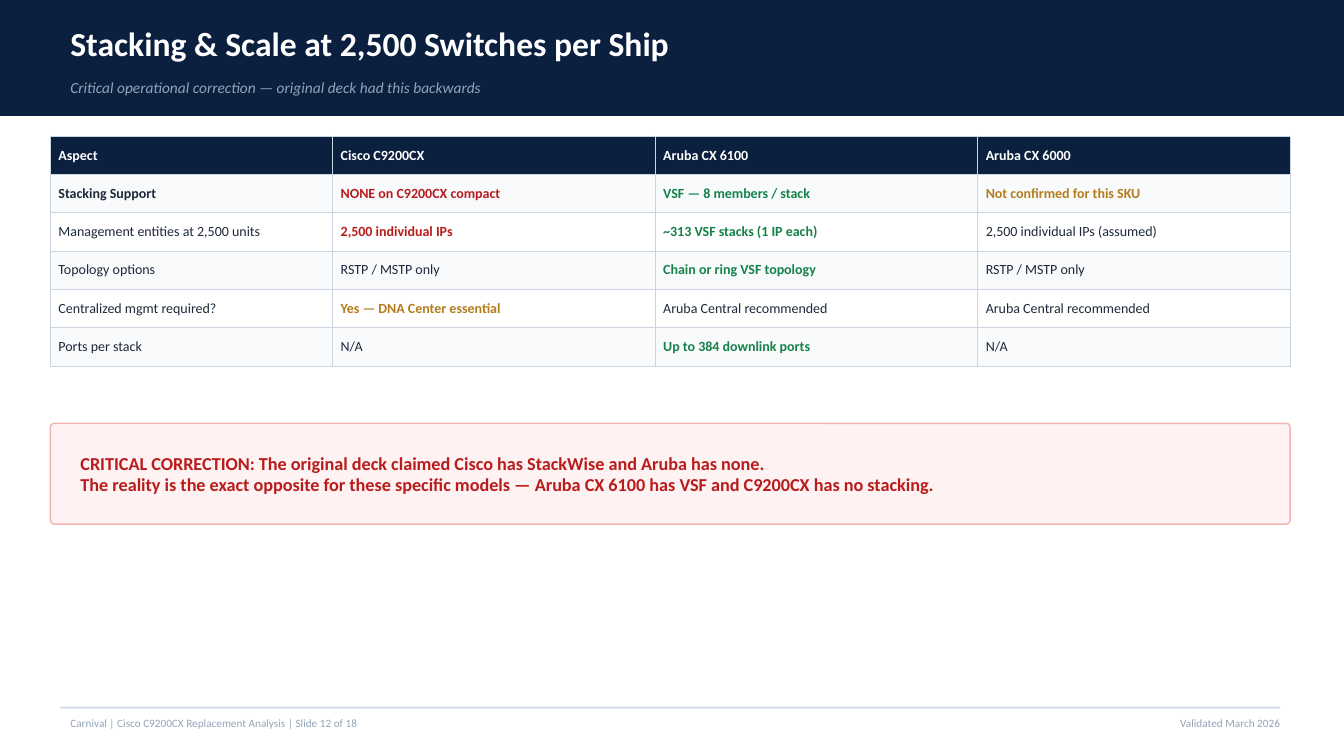
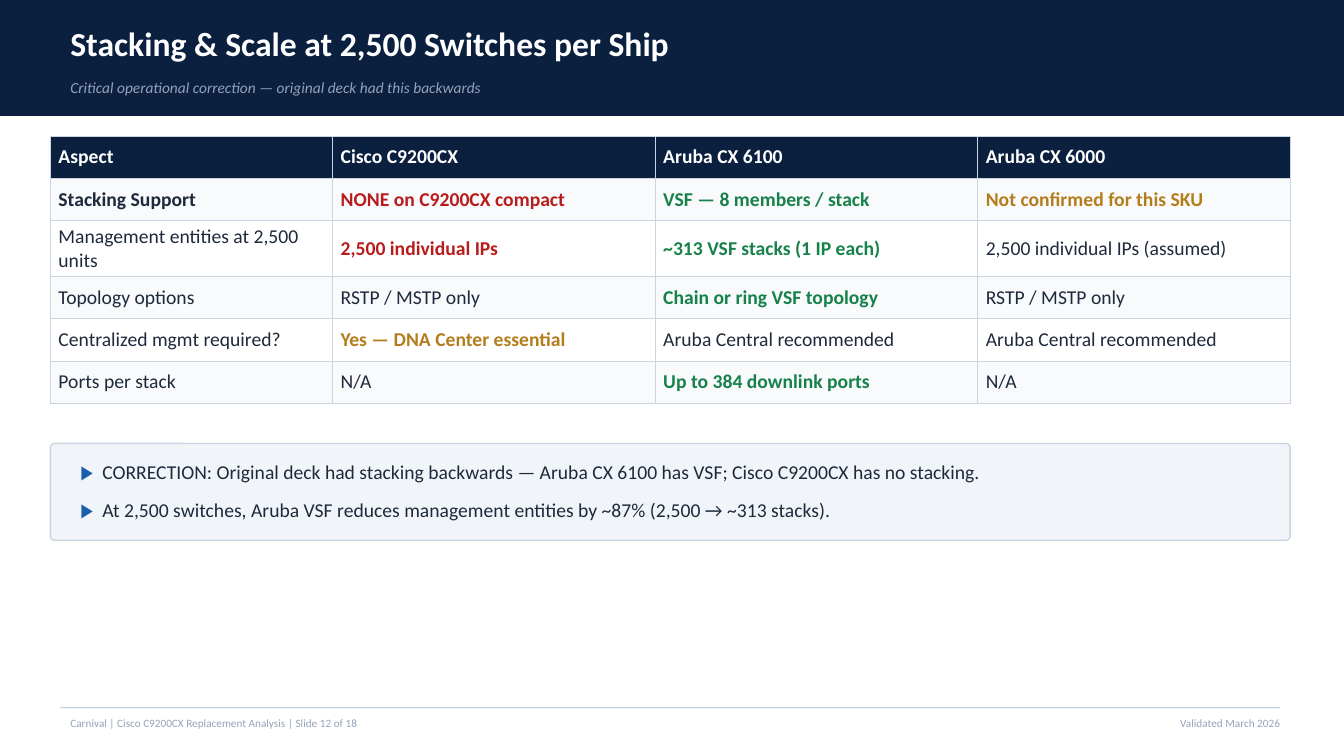
Before and after one commit to 91ped24-sketch/Comparaciones, a slide deck: slide 12 of Cisco_C9200CX_Replacement_Analysis_Validated.pptx. Drawn at 1344x756 pixels with LibreOffice and Linux fonts; fonts in the diff are those of the drawing. Boxes give left, top, right and bottom in pixels: in the first picture for what was removed or moved away, otherwise in the second. Text is boxed around its words. In the diff, an @@ line names an element or a change of style, - is before the commit and + after.

Commit message:
Font size modification

```diff
--- a/Cisco_C9200CX_Replacement_Analysis_Validated.pptx
+++ b/Cisco_C9200CX_Replacement_Analysis_Validated.pptx
@@ table at bbox=[50, 136, 1291, 395] @@
@@ size 10 to 14 pt @@
@@ rounded rectangle: place and size @@
-rounded rectangle at bbox=[50, 423, 1291, 524]
+rounded rectangle at bbox=[50, 444, 1291, 540]
@@ rounded rectangle at bbox=[50, 444, 1291, 540]: fill #FEF2F2 to #F1F5F9; outline #F0B4B1 1 pt to #CBD5E1 1 pt; proportions changed @@
@@ text at bbox=[102, 465, 979, 483]: text changed; size 13 to 14 pt; text colour #B91C1C to #1E293B; bold off @@
-CRITICAL CORRECTION: The original deck claimed Cisco has StackWise and Aruba has none.
-The reality is the exact opposite for these specific models — Aruba CX 6100 has VSF and C9200CX has no stacking.
+▶ CORRECTION: Original deck had stacking backwards — Aruba CX 6100 has VSF; Cisco C9200CX has no stacking.
@@ text added at bbox=[102, 503, 830, 521], 14 pt, text #1E293B @@
+▶ At 2,500 switches, Aruba VSF reduces management entities by ~87% (2,500 → ~313 stacks).
```
Also in this commit, not shown: 16 other slides changed.
